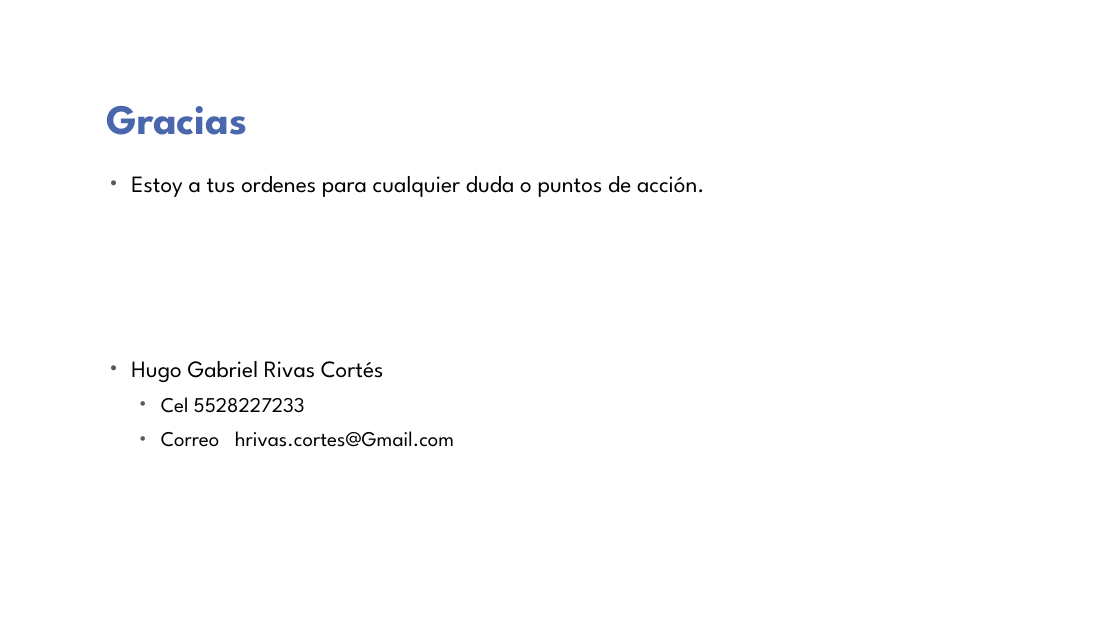
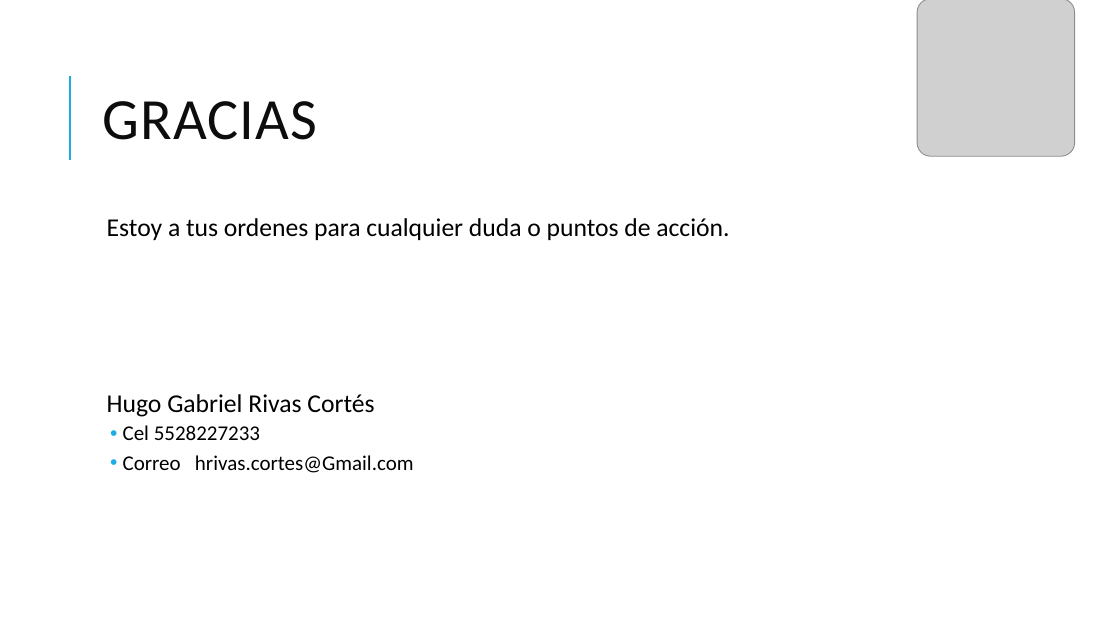
Before and after one commit to MexicoKaltia/KaltiaAuxiliar, a slide deck: slide 7 of Proyecto Kaltia Perfil I-parte1.pptx. Drawn at 1120x630 pixels with LibreOffice and Linux fonts; fonts in the diff are those of the drawing; grey boxes stand for pictures; background and template pictures are left out. Boxes give left, top, right and bottom in pixels: in the first picture for what was removed or moved away, otherwise in the second. Text is boxed around its words. In the diff, an @@ line names an element or a change of style, - is before the commit and + after.

```diff
--- a/Proyecto Kaltia Perfil I-parte1.pptx
+++ b/Proyecto Kaltia Perfil I-parte1.pptx
@@ picture added at [917, 0, 1075, 156] @@
@@ title "GRACIAS" at [102, 101, 317, 140]: vertical alignment bottom to middle @@
@@ line added from (70, 160) to (70, 76), #1CADE4 1.5 pt @@
@@ title at [102, 101, 317, 140]: text changed; size 36 to 50 pt; font League Spartan to Calibri; text colour #4A66AC to #0D0D0D; bold off @@
-Gracias
+GRACIAS
@@ text "Estoy a tus ordenes para ...": place and size @@
-text "Estoy a tus ordenes para ..." at [131, 176, 705, 447]
+text "Estoy a tus ordenes para ..." at [107, 218, 729, 473]
@@ text "Estoy a tus ordenes para ..." at [107, 218, 729, 473]: size 20 to 22 pt in "Estoy a tus ordenes para cualquier duda ...", "Hugo Gabriel Rivas Cortés"; font League Spartan to Calibri; bullet • to  ; less space between paragraphs; bullet colour #595959 to #1CADE4; indent changed @@
```
Also in this commit, not shown: 6 other slides changed, 28 other files.
